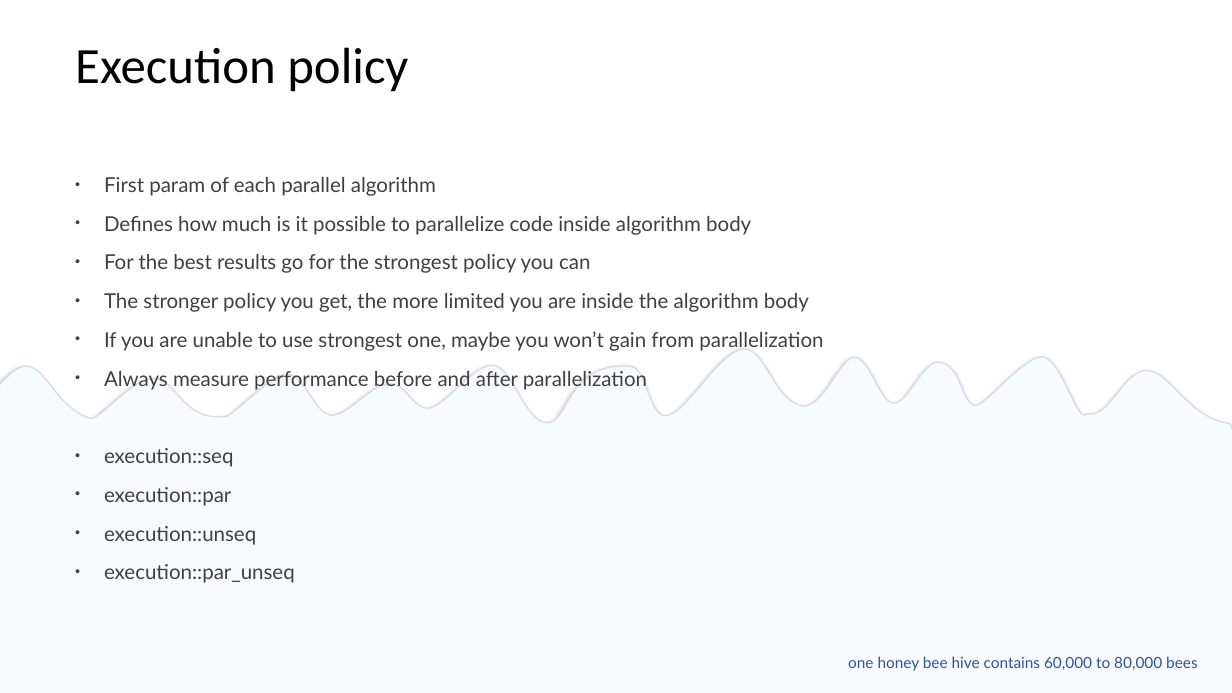
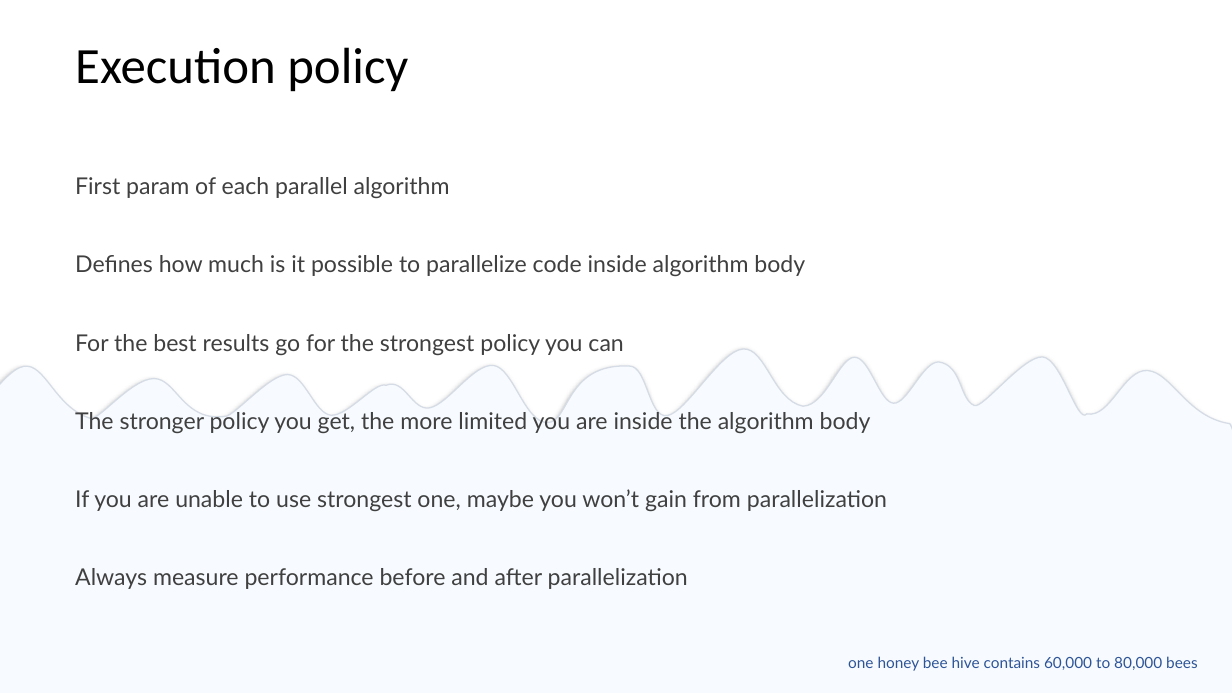
Before and after one commit to EmptySquareBubble/StoriesFromAParallelUniverse-, a slide deck: slide 37 of stories_from_a_paralel_universe.pptx (slide 34 before the commit). Drawn at 1232x693 pixels with LibreOffice and Linux fonts; fonts in the diff are those of the drawing. Boxes give left, top, right and bottom in pixels: in the first picture for what was removed or moved away, otherwise in the second. Text is boxed around its words. In the diff, an @@ line names an element or a change of style, - is before the commit and + after.

```diff
--- a/stories_from_a_paralel_universe.pptx
+++ b/stories_from_a_paralel_universe.pptx
@@ text "First param of each parallel ..." at bbox=[75, 177, 887, 589]: size 16 to 18 pt; bullet • to none; line spacing 1 to 0.9 @@
@@ text at bbox=[104, 448, 295, 583]: paragraphs removed @@
-  • execution::seq
-  • execution::par
-  • execution::unseq
-  • execution::par_unseq
```
Also in this commit, not shown: 8 other slides changed, 4 slides added.
